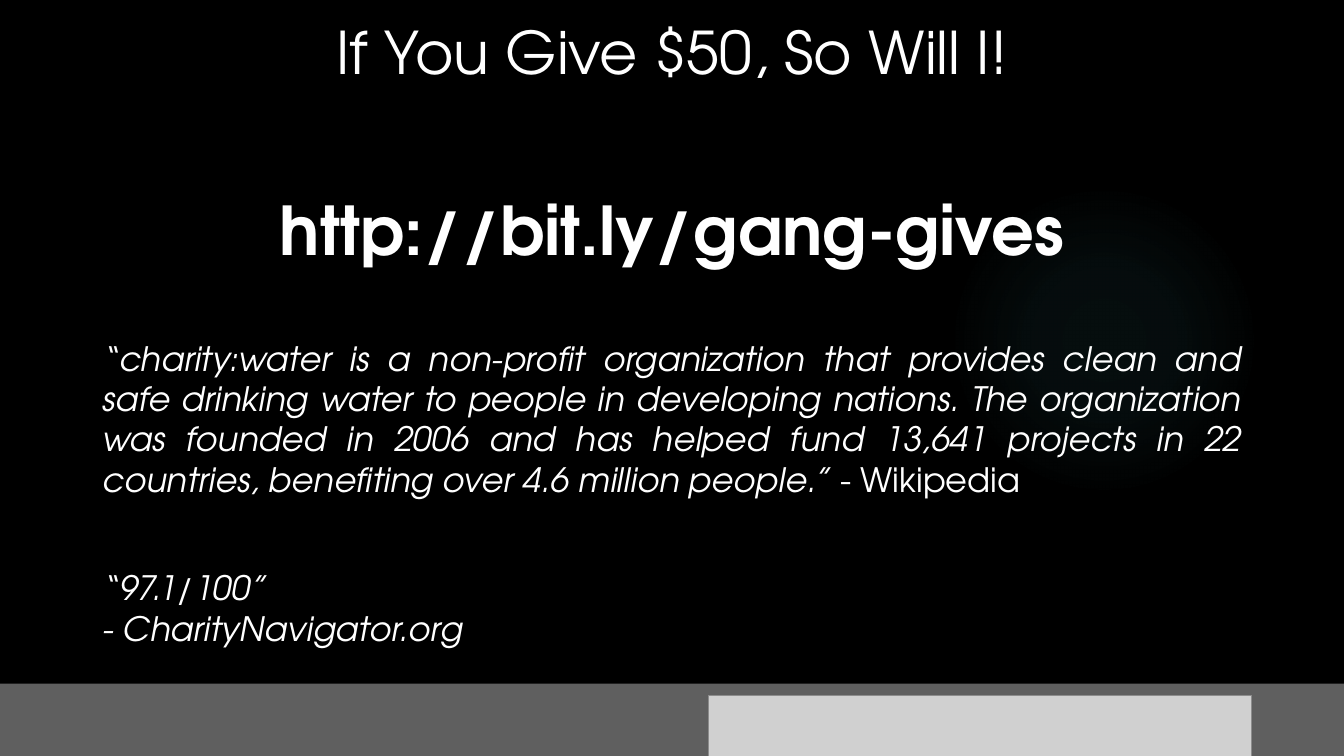
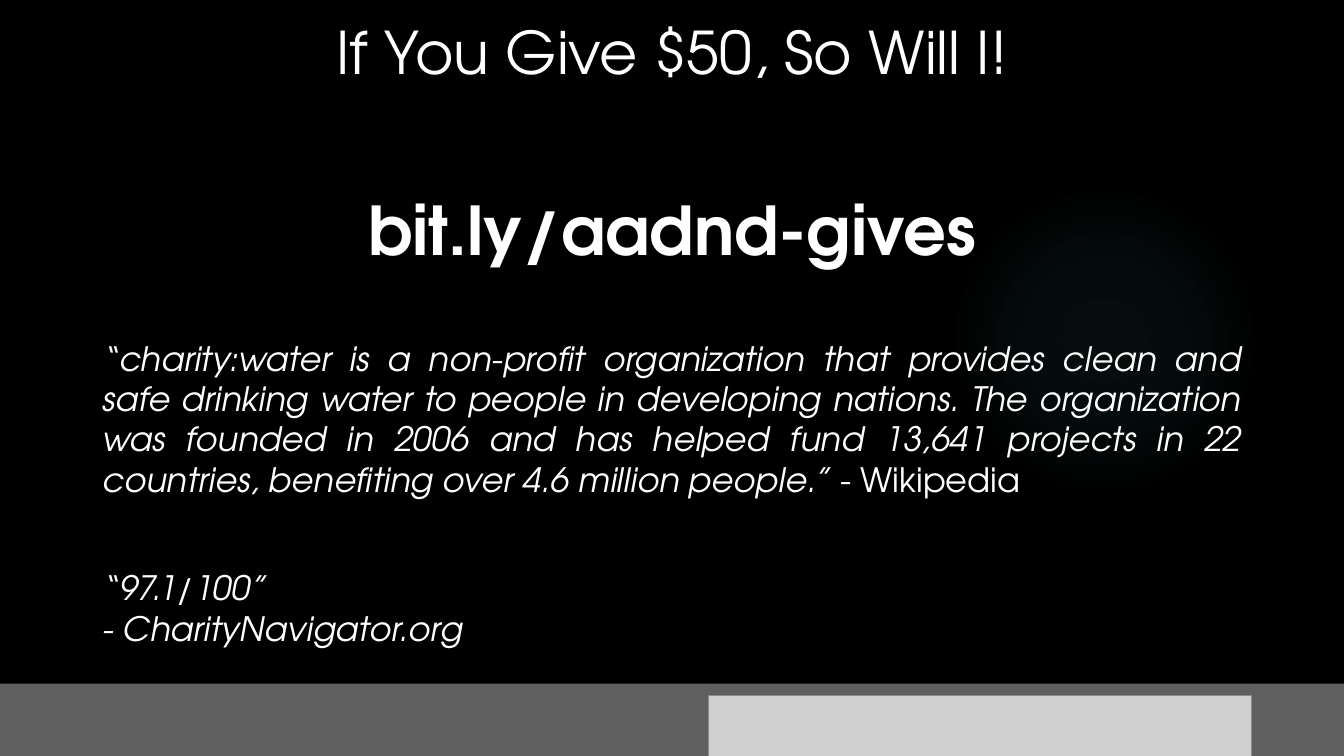
Before and after one commit to jonathantower/dapper, a slide deck: slide 6 of Dapper.pptx (slide 7 before the commit). Drawn at 1344x756 pixels with LibreOffice and Linux fonts; fonts in the diff are those of the drawing; grey boxes stand for pictures; background and template pictures are left out. Boxes give left, top, right and bottom in pixels: in the first picture for what was removed or moved away, otherwise in the second. Text is boxed around its words. In the diff, an @@ line names an element or a change of style, - is before the commit and + after.

```diff
--- a/Dapper.pptx
+++ b/Dapper.pptx
@@ text at [368,203,975,270]: text changed @@
-http://bit.ly/gang-gives
+bit.ly/aadnd-gives
```
Also in this commit, not shown: 5 other slides changed, 2 slides removed, 1 other file.
